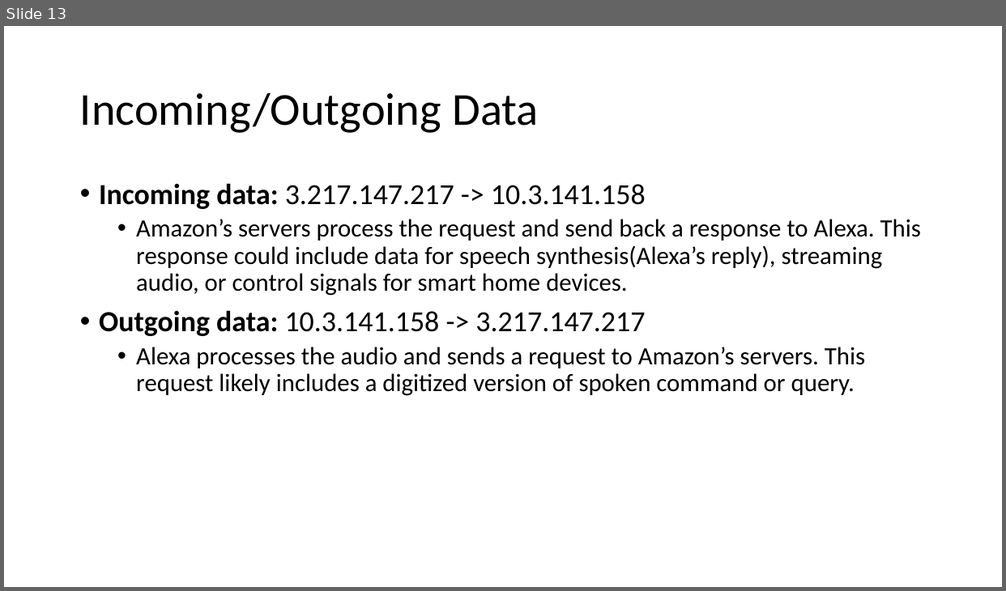
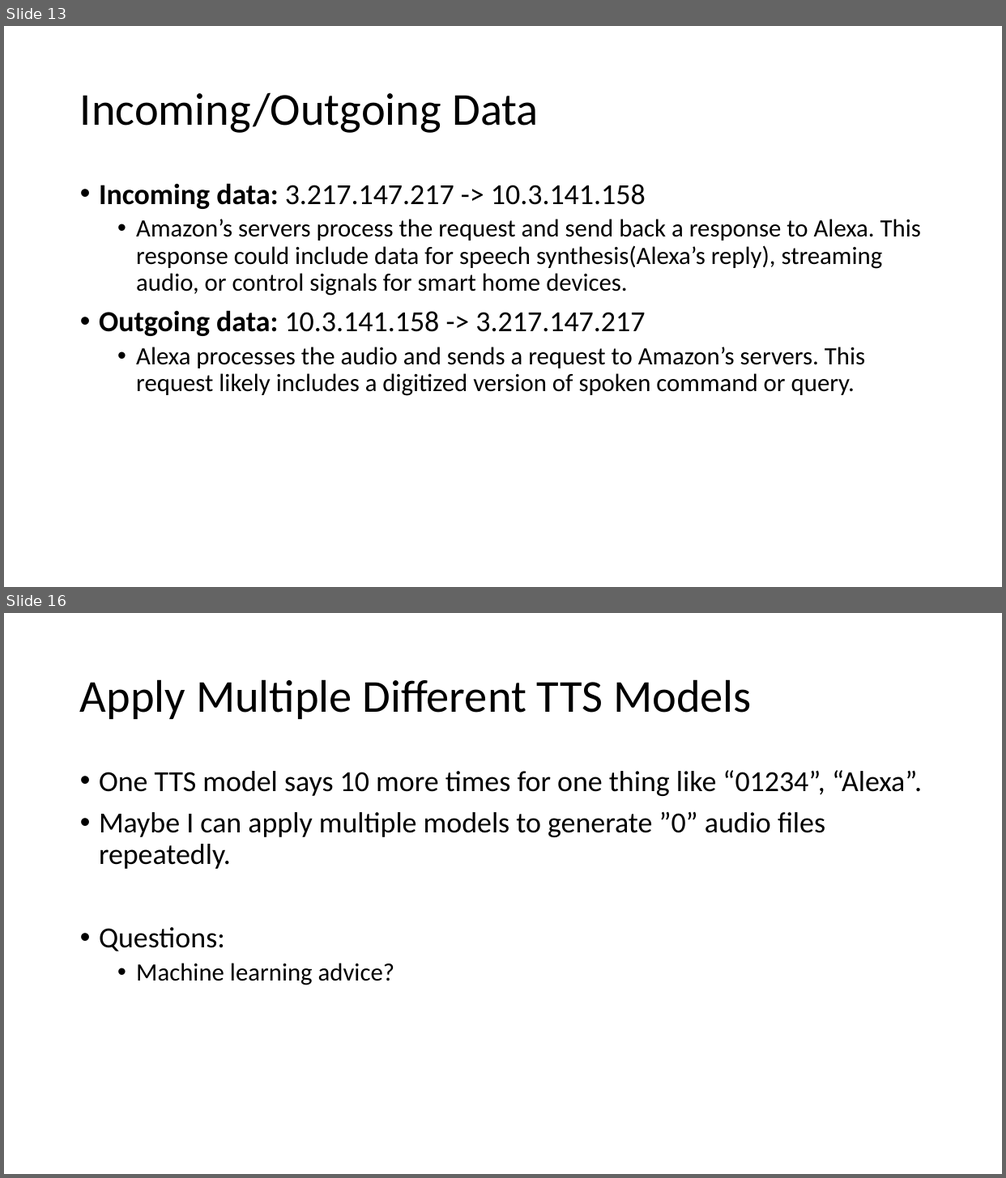
Before and after one commit to GXG-CS/Pi-Alexa, a slide deck: Presentation1.pptx. Shown one above the other, each under a label of ours: slide 13 before the commit, slides 13 and 16 after it; the slides between them are not shown. The pictures are 1006x591 and 1006x1178 pixels, drawn with LibreOffice and Linux fonts; fonts in the diff are those of the drawing. Boxes give left, top, right and bottom in pixels: in the first picture for what was removed or moved away, otherwise in the second. Text is boxed around its words. In the diff, an @@ line names an element or a change of style, - is before the commit and + after.

```diff
--- a/Presentation1.pptx
+++ b/Presentation1.pptx
@@ slide 16 added at (4,613,1002,1174), background #FFFFFF @@
@@ title added at (80,679,752,719), 44 pt, text #000000 @@
+Apply Multiple Different TTS Models
@@ text added at (99,770,922,986), 28 pt, text #000000 @@
+• One TTS model says 10 more times for one thing like “01234”, “Alexa”.
+• Maybe I can apply multiple models to generate ”0” audio files repeatedly.
+• Questions:
+  • Machine learning advice?
```
Also in this commit, not shown: 3 slides changed, 1 other slide added, 1 other file.
